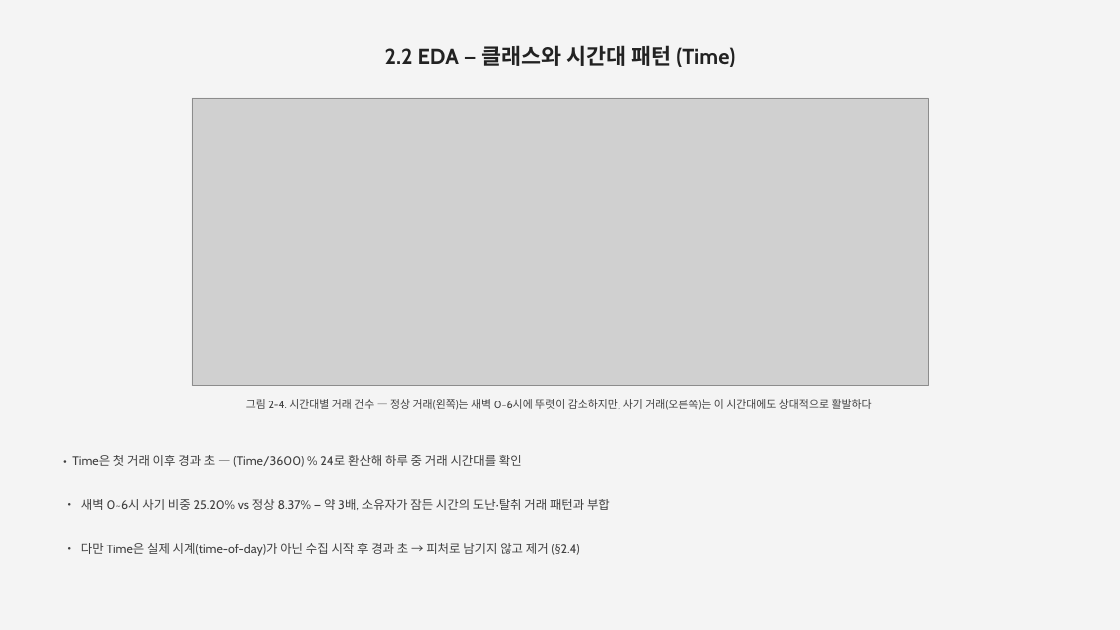
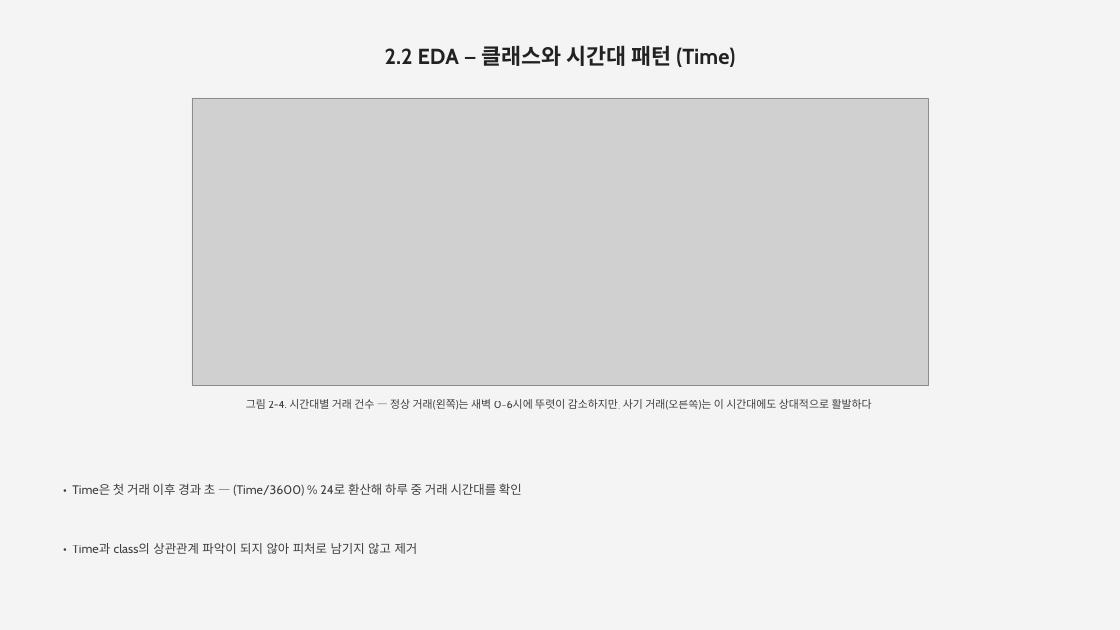
Before and after one commit to jcs19752510-ui/semi_project, a slide deck: slide 5 of report/4차/3_Credit_Card_Fraud_Detection(1).pptx. Drawn at 1120x630 pixels with LibreOffice and Linux fonts; fonts in the diff are those of the drawing; grey boxes stand for pictures. Boxes give left, top, right and bottom in pixels: in the first picture for what was removed or moved away, otherwise in the second. Text is boxed around its words. In the diff, an @@ line names an element or a change of style, - is before the commit and + after.

```diff
--- a/report/4차/3_Credit_Card_Fraud_Detection(1).pptx
+++ b/report/4차/3_Credit_Card_Fraud_Detection(1).pptx
@@ text "• Time은 첫 거래 이후 ...": place and size @@
-text "• Time은 첫 거래 이후 ..." at (72, 455, 522, 467)
+text "• Time은 첫 거래 이후 ..." at (72, 483, 522, 496)
@@ text removed at (81, 499, 610, 510) @@
-• 새벽 0~6시 사기 비중 25.20% vs 정상 8.37% — 약 3배, 소유자가 잠든 시간의 도난·탈취 거래 패턴과 부합
@@ text at (72, 543, 418, 554): text changed @@
-• 다만 Time은 실제 시계(time-of-day)가 아닌 수집 시작 후 경과 초 → 피처로 남기지 않고 제거 (§2.4)
+• Time과 class의 상관관계 파악이 되지 않아 피처로 남기지 않고 제거
```
Also in this commit, not shown: 9 other slides changed, 1 slide removed, 2 other files.
